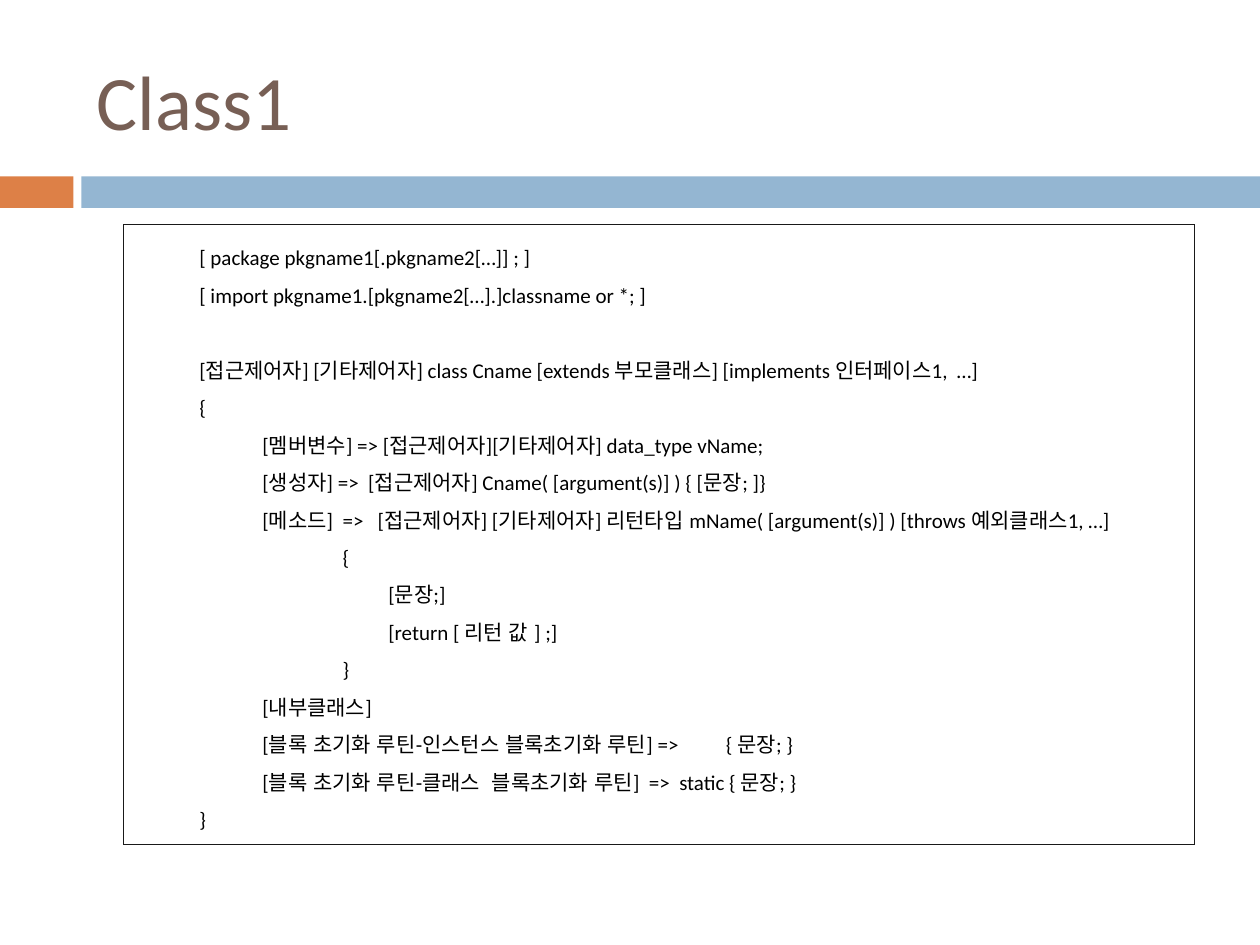
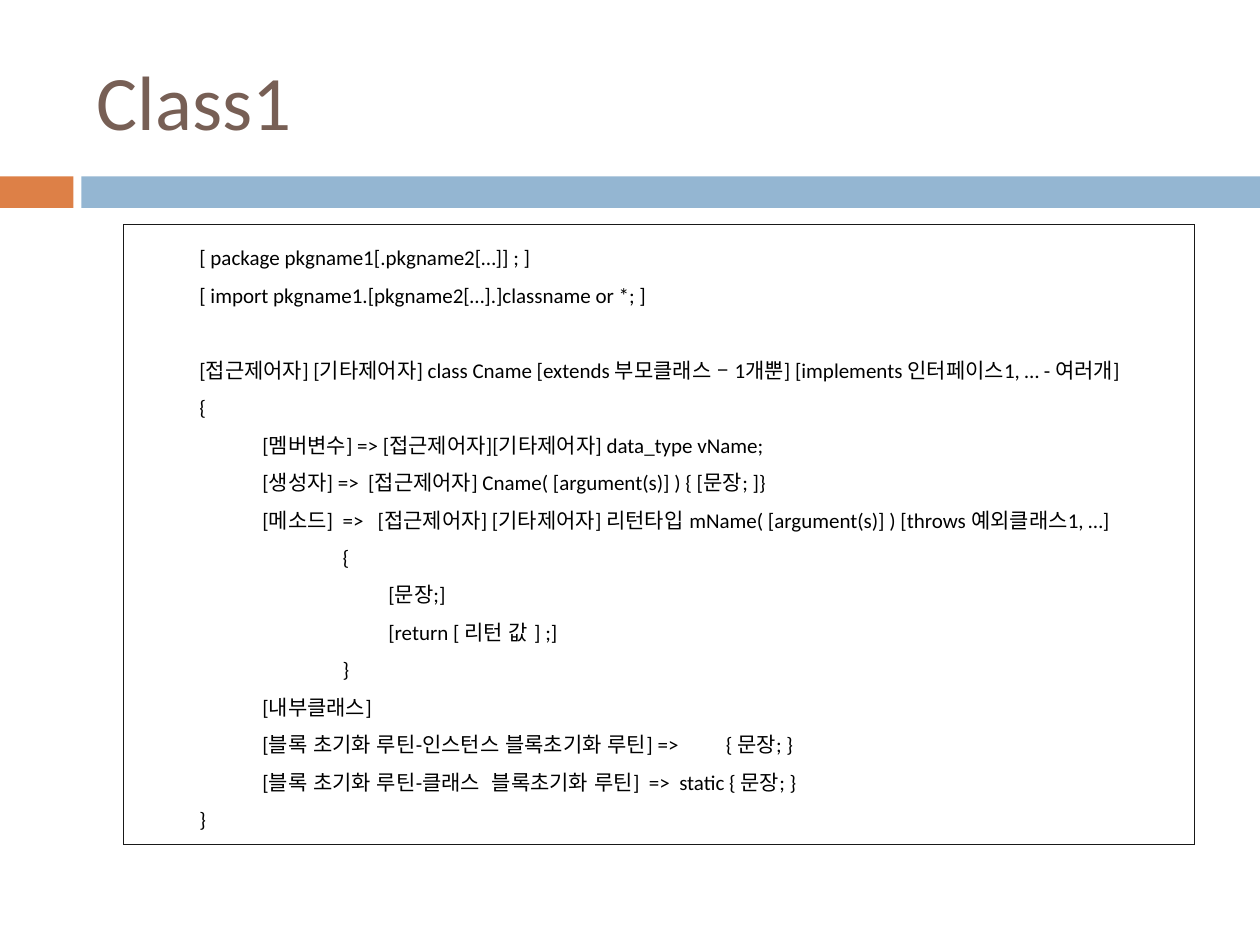
Before and after one commit to jhan756k/Programming_1s, a slide deck: slide 2 of files/06-07-1. Class.pptx. Drawn at 1260x945 pixels with LibreOffice and Linux fonts; fonts in the diff are those of the drawing. Boxes give left, top, right and bottom in pixels: in the first picture for what was removed or moved away, otherwise in the second. Text is boxed around its words. In the diff, an @@ line names an element or a change of style, - is before the commit and + after.

```diff
--- a/files/06-07-1. Class.pptx
+++ b/files/06-07-1. Class.pptx
@@ text in rectangle at [199, 360, 1119, 382]: text changed @@
-  [접근제어자] [기타제어자] class Cname [extends 부모클래스] [implements 인터페이스1, …]
+  [접근제어자] [기타제어자] class Cname [extends 부모클래스 – 1개뿐] [implements 인터페이스1, … - 여러개]
```
Also in this commit, not shown: 2 other files.
